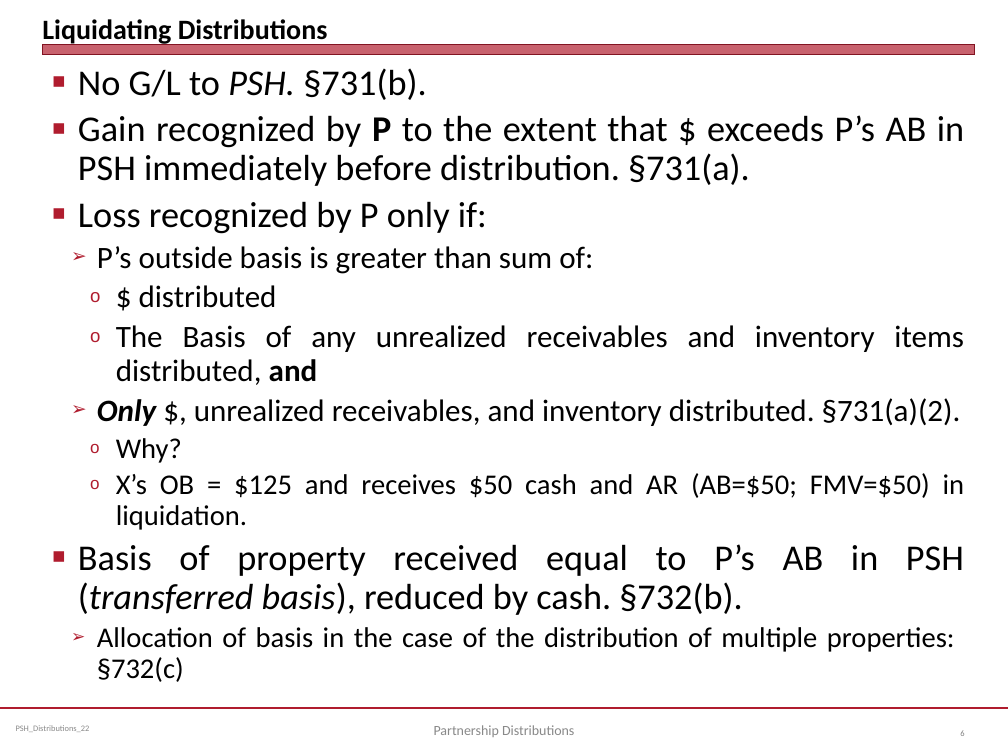
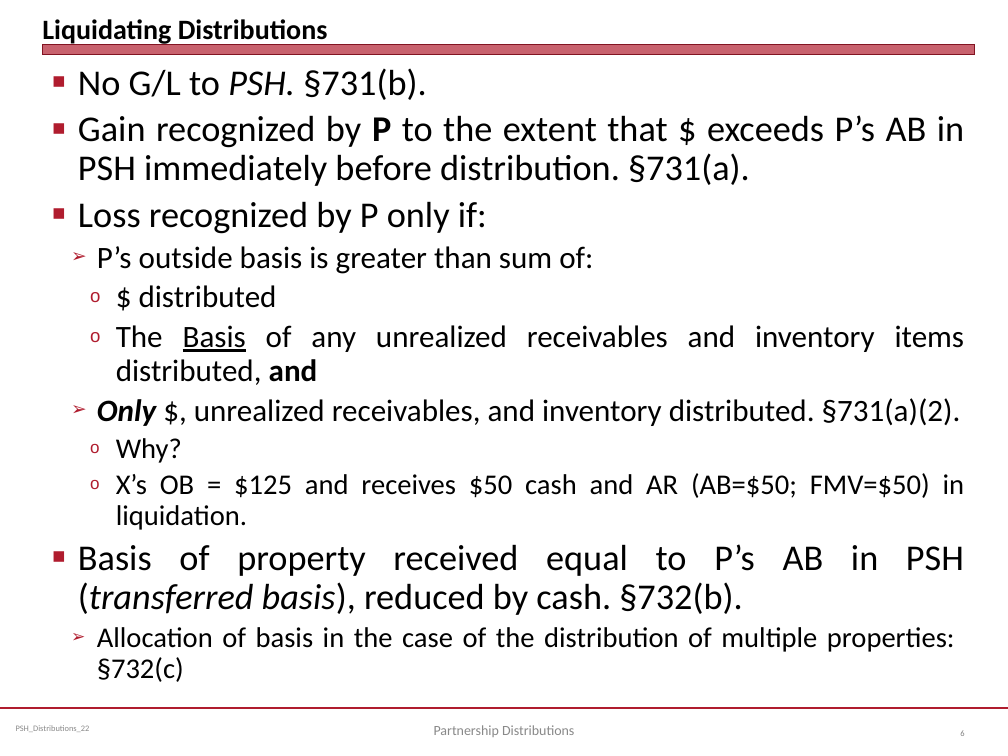
Before and after one commit to jmc877/Partnership-Tax, a slide deck: slide 6 of slides/PSH_Distributions_22.pptx. Drawn at 1008x756 pixels with LibreOffice and Linux fonts; fonts in the diff are those of the drawing. Boxes give left, top, right and bottom in pixels: in the first picture for what was removed or moved away, otherwise in the second. Text is boxed around its words. In the diff, an @@ line names an element or a change of style, - is before the commit and + after.

```diff
--- a/slides/PSH_Distributions_22.pptx
+++ b/slides/PSH_Distributions_22.pptx
@@ text at <box>116,325,965,385</box>: underline on in "Basis" @@
```
Also in this commit, not shown: 6 other slides changed, 3 other files.
